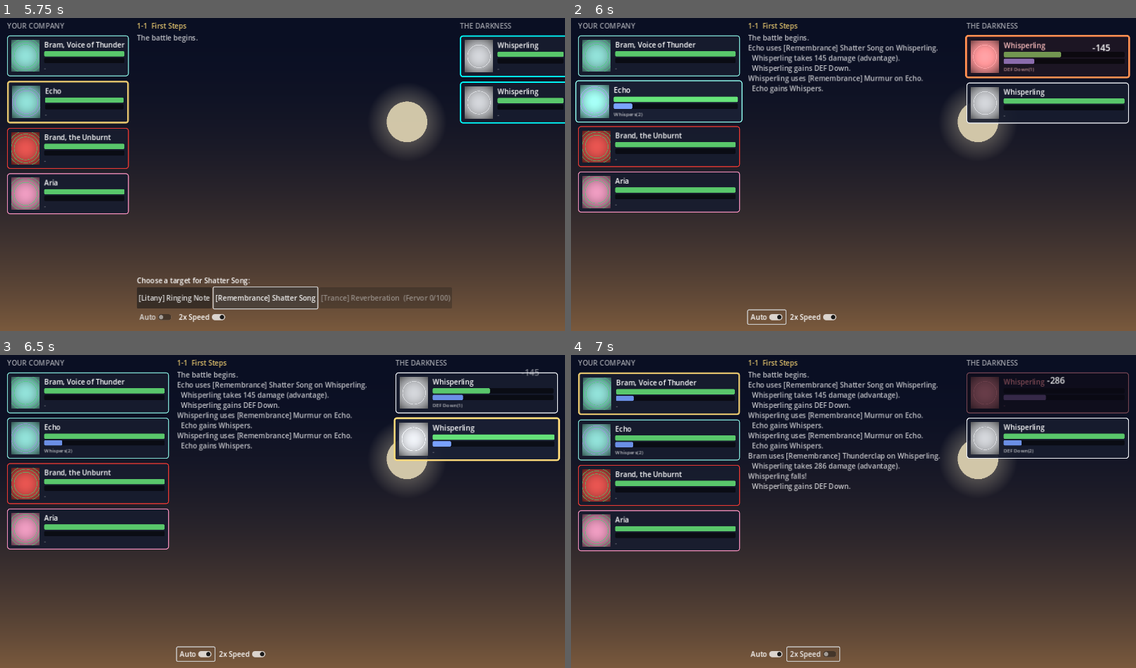
Above: before the commit, frames 1-4 (two rows, left to right).
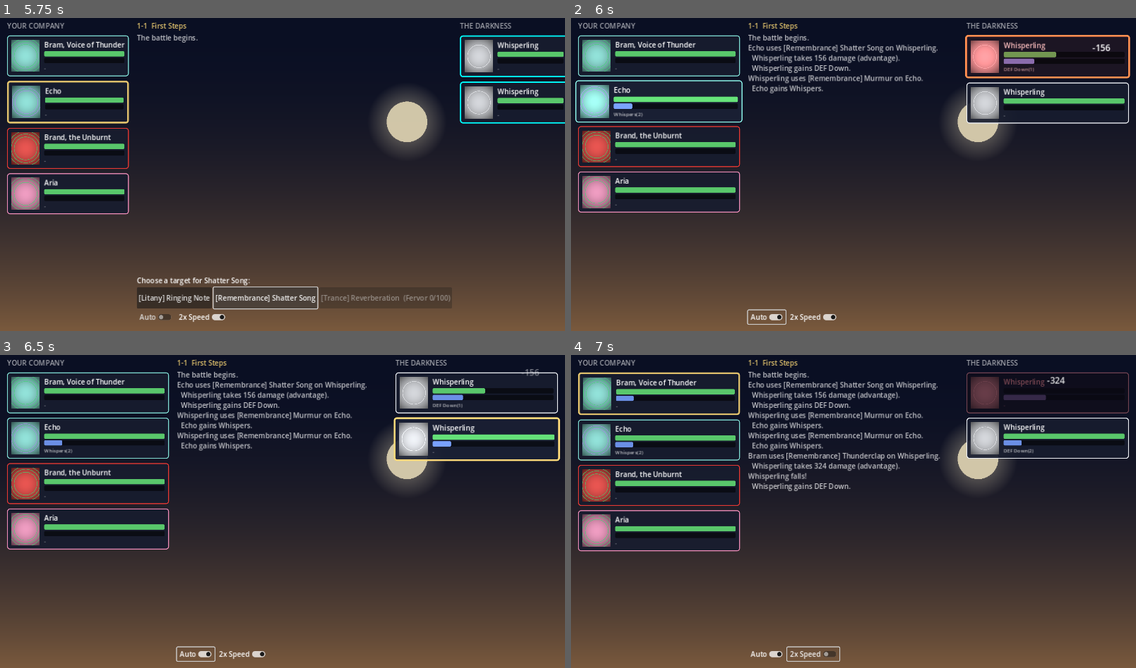
Above: after the commit, the same moments.

Repository: Muhammadan92/SufiGacha
Game: Godot game, scene res://scenes/main.tscn
Two runs of this game, one before a commit and one after it. Both use one fixed random seed, a clock stepped at 60 frames per second and the inputs below.
Inputs:
- Up to frame 1 (5.75 s): click "Journey" at 0.5 s; click "Edit Company" at 1.25 s; click "Confirm Company" at 2 s; click "1-1 First Steps (2 foes, Brea…" at 2.75 s; click "Auto" at 3.5 s; click "[Litany] Ringing Note" at 4.25 s; click "[Remembrance] Shatter Song" at 5 s
- Up to frame 2 (6 s): click "Auto" at 5.75 s
- Up to frame 3 (6.5 s): no input
- Up to frame 4 (7 s): click "2x Speed" at 6.5 s

Frame 1 is identical in both runs. In frame 2, less than 0.1% of the frame differs, in the area x 43-96%, y 8-14%; in frame 3, less than 0.1%; in frame 4, less than 0.1%, in the area x 43-88%, y 6-37%.

Commit message:
Deterministic combat: full randomness audit, zero dice in outcomes
Extends the gambling-free ruling into gameplay (new GDD 4.4 determinism
principle: strategy over hope; quiet the heart-pull of random outcomes).
All conversions preserve expected value:
- Crit rolls -> flat Precision multiplier (1 + rate x (dmg-1)); Sol's
  30%/1.7x becomes a permanent +21%
- +-5% damage variance removed — exact, plannable numbers
- Debuff chance rolls -> ALWAYS land, scaled by potency (skill potency x
  attacker Potency - defender Ward) and stack via stack_cap: both requested
  systems (smaller guaranteed debuff AND stacking to full strength)
- Evasion -> Veil: flat damage reduction of the same magnitude
- Whispers 30% turn-steal -> deterministic Fervor drain per turn
- Stats renamed player-facing: Precision / Potency / Ward (GDD 3.2)
- Remaining randomness is cosmetic only (VFX jitter, placeholder gen)

Deterministic rebalance:
- New metric: win pattern by level (tests/min_clear_levels.gd) — outcomes
  are NOT monotonic in level; breakpoint cliffs found and documented
- Kibr stage retuned via scale sweep (tests/boss_scale_sweep.gd) to 1.30:
  contiguous auto-wins from L9, blocks at arrival L8 -> grind one level or
  outplay on manual (the intended puzzle identity)
- Sims updated for determinism (single exact runs); progression revalidated:
  hardcore day 7 / casual day 17, F2P income unchanged

Co-Authored-By: Claude Fable 5 <noreply@anthropic.com>

Diff:
--- a/data/stages/v1_s12.tres
+++ b/data/stages/v1_s12.tres
@@ -10,7 +10,7 @@
 index = 12
 breath_cost = 10
 enemy_ids = ["whisperling", "kibr", "whisperling"]
-enemy_scale = 1.28
+enemy_scale = 1.3
 xp_reward = 100
 marks_reward = 50
 first_clear_seals = 3
--- a/data/units/whisperling.tres
+++ b/data/units/whisperling.tres
@@ -15,6 +15,7 @@
 status_id = 12
 chance = 0.6
 duration = 2
+amount = 25.0
 
 [sub_resource type="Resource" id="skill_lit"]
 script = ExtResource("2")
--- a/scripts/core/battle_manager.gd
+++ b/scripts/core/battle_manager.gd
@@ -66,10 +66,6 @@
 	if not actor.is_alive():  # burn can kill at turn start
 		state_refreshed.emit()
 		return
-	if actor.has_status(Enums.StatusId.WHISPERS) and randf() < StatusEffect.WHISPERS_SKIP_CHANCE:
-		log_message.emit("%s is lost in the Whispers and loses their turn!" % actor.data.display_name)
-		state_refreshed.emit()
-		return
 	if actor.is_player_side and not auto_mode:
 		awaiting_player = true
 		awaiting_input.emit(actor)
@@ -135,6 +131,10 @@
 			actor.hp = mini(actor.max_hp, actor.hp + heal)
 			log_message.emit("%s regenerates %d HP." % [actor.data.display_name, heal])
 			unit_healed.emit(actor, heal)
+		elif s.id == Enums.StatusId.WHISPERS and s.magnitude > 0.0:
+			# Deterministic: doubt gnaws at resolve — flat Fervor drain per turn.
+			actor.gain_fervor(-s.magnitude)
+			log_message.emit("%s loses %d Fervor to the Whispers." % [actor.data.display_name, int(s.magnitude)])
 	# Durations tick down once per own turn, in one place only. A 2-turn
 	# status therefore lives through two of this unit's turn starts.
 	actor.expire_statuses()
@@ -253,18 +253,23 @@
 			log_message.emit("  %s recovers %d HP." % [target.data.display_name, amount])
 			unit_healed.emit(target, amount)
 		Enums.EffectKind.APPLY_STATUS:
+			# DETERMINISTIC (GDD §4.4): statuses always land, scaled by potency.
+			# `chance` is now a potency multiplier; Effectiveness strengthens
+			# debuffs you inflict, Resilience shrinks debuffs you receive.
+			# Reapplication stacks (EffectBlock.stack_cap), so a scaled-down
+			# debuff reaches full strength through repeated, planned use.
 			var is_debuff := eff.status_id not in Enums.BUFF_IDS
-			var land_chance := eff.chance
+			var potency := eff.chance
 			if is_debuff:
-				land_chance *= 1.0 + actor.data.effectiveness - target.data.resilience
-			if randf() < land_chance:
-				# Barrier magnitude is an absorb pool scaled off the caster's ATK.
-				var magnitude := eff.amount * actor.atk() if eff.status_id == Enums.StatusId.BARRIER else eff.amount
-				target.add_status(eff.status_id, eff.duration, magnitude, eff.stack_cap)
-				log_message.emit("  %s gains %s." % [target.data.display_name, Enums.STATUS_NAMES[eff.status_id]])
-				status_applied.emit(target, eff.status_id)
-			elif is_debuff:
-				log_message.emit("  %s resists %s." % [target.data.display_name, Enums.STATUS_NAMES[eff.status_id]])
+				potency *= 1.0 + actor.data.effectiveness - target.data.resilience
+			potency = clampf(potency, 0.0, 2.0)
+			if potency <= 0.0:
+				log_message.emit("  %s wards off %s." % [target.data.display_name, Enums.STATUS_NAMES[eff.status_id]])
+				return
+			var magnitude := eff.amount * actor.atk() if eff.status_id == Enums.StatusId.BARRIER else eff.amount * potency
+			target.add_status(eff.status_id, eff.duration, magnitude, eff.stack_cap)
+			log_message.emit("  %s gains %s." % [target.data.display_name, Enums.STATUS_NAMES[eff.status_id]])
+			status_applied.emit(target, eff.status_id)
 		Enums.EffectKind.CLEANSE:
 			var removed := target.remove_debuffs()
 			if removed > 0:
@@ -287,16 +292,15 @@
 		log_message.emit("  %s is immune!" % target.data.display_name)
 		unit_evaded.emit(target, "IMMUNE")
 		return
-	if target.has_status(Enums.StatusId.EVASION) and randf() < target.status_magnitude(Enums.StatusId.EVASION):
-		log_message.emit("  %s evades!" % target.data.display_name)
-		unit_evaded.emit(target, "EVADE")
-		return
+	# DETERMINISTIC combat math (GDD §4.4) — no rolls, no variance:
+	# crit chance is folded into a flat Precision multiplier (same expected
+	# value), and Evasion is a Veil that reduces damage by its magnitude.
 	var mult := Affinity.damage_multiplier(actor.data.affinity, target.data.affinity)
 	var base := actor.atk() * power * mult
 	var mitigation := 300.0 / (300.0 + target.def())
-	var crit := randf() < actor.data.crit_rate
-	var crit_mult := actor.data.crit_damage if crit else 1.0
-	var raw := maxi(1, int(base * mitigation * crit_mult * randf_range(0.95, 1.05)))
+	var precision := 1.0 + actor.data.crit_rate * (actor.data.crit_damage - 1.0)
+	var veil := 1.0 - clampf(target.status_magnitude(Enums.StatusId.EVASION), 0.0, 0.9)
+	var raw := maxi(1, int(base * mitigation * precision * veil))
 	var dmg := int(target.absorb_with_barrier(raw))
 	if dmg < raw:
 		log_message.emit("  %s's barrier absorbs %d." % [target.data.display_name, raw - dmg])
@@ -305,10 +309,10 @@
 			return
 	target.hp = maxi(0, target.hp - dmg)
 	target.gain_fervor(BattleUnit.FERVOR_ON_HIT)
-	damage_dealt.emit(target, dmg, crit)
+	damage_dealt.emit(target, dmg, false)
 	var notes: Array = []
-	if crit:
-		notes.append("CRIT")
+	if veil < 1.0:
+		notes.append("veiled")
 	if mult > 1.0:
 		notes.append("advantage")
 	elif mult < 1.0:
--- a/scripts/core/enums.gd
+++ b/scripts/core/enums.gd
@@ -53,7 +53,7 @@
 	StatusId.SPD_UP: "SPD Up", StatusId.SPD_DOWN: "SPD Down",
 	StatusId.BURN: "Burn", StatusId.REGEN: "Regen",
 	StatusId.BARRIER: "Barrier", StatusId.IMMUNITY: "Immunity",
-	StatusId.EVASION: "Evasion", StatusId.SILENCE: "Silence",
+	StatusId.EVASION: "Veil", StatusId.SILENCE: "Silence",
 	StatusId.WHISPERS: "Whispers", StatusId.TAUNT: "Taunt",
 }
 
--- a/scripts/core/status_effect.gd
+++ b/scripts/core/status_effect.gd
@@ -7,9 +7,6 @@
 var id: int
 var turns_left: int
 var magnitude: float
-
-## Chance for WHISPERS to steal the afflicted unit's turn (GDD §4.2).
-const WHISPERS_SKIP_CHANCE := 0.3
 
 
 func _init(p_id: int, p_turns: int, p_magnitude: float = 0.0) -> void:
--- a/scripts/screens/roster_screen.gd
+++ b/scripts/screens/roster_screen.gd
@@ -65,8 +65,10 @@
 	lines.append("")
 	lines.append("HP %d   ATK %d   DEF %d   SPD %d" % [
 		int(u.max_hp * mult), int(u.atk * mult), int(u.def * mult), u.spd])
-	lines.append("Crit %d%% (x%.1f)   Eff %d%%   Res %d%%" % [
-		int(u.crit_rate * 100), u.crit_damage,
+	# Deterministic stats (GDD §4.4): Precision is a flat damage bonus;
+	# Potency strengthens debuffs inflicted, Ward shrinks debuffs received.
+	lines.append("Precision +%d%% dmg   Potency +%d%%   Ward -%d%%" % [
+		int(u.crit_rate * (u.crit_damage - 1.0) * 100),
 		int(u.effectiveness * 100), int(u.resilience * 100)])
 	lines.append("")
 	for skill: SkillData in u.skills:
--- /dev/null
+++ b/tests/boss_scale_sweep.gd
@@ -0,0 +1,35 @@
+extends SceneTree
+## Temporary tuning aid: boss stage win pattern (levels 1..14) across scales.
+
+const TEAM := ["bram", "echo", "brand", "aria"]
+const SCALES := [1.26, 1.28, 1.30, 1.31, 1.32, 1.33]
+
+
+func _initialize() -> void:
+	var db: Node = root.get_node_or_null("Db")
+	if db == null:
+		db = preload("res://scripts/systems/database.gd").new()
+		db.name = "Db"
+		root.add_child(db)
+	db.reload()
+	var team_data: Array = []
+	for id in TEAM:
+		team_data.append(db.units[id])
+	var enemy_data: Array = [db.units["whisperling"], db.units["kibr"], db.units["whisperling"]]
+	for scale in SCALES:
+		var pattern := ""
+		for level in range(1, 15):
+			var mult := 1.0 + 0.04 * (level - 1)
+			var mgr := BattleManager.new()
+			mgr.auto_mode = true
+			var out := {}
+			mgr.battle_ended.connect(func(v: bool) -> void: out["v"] = v)
+			mgr.setup(team_data, enemy_data, [mult, mult, mult, mult], scale)
+			var steps := 0
+			while not mgr.ended and steps < 1200:
+				mgr.step()
+				steps += 1
+			mgr.free()
+			pattern += "W" if out.get("v", false) else "."
+		print("scale %.2f   %s" % [scale, pattern])
+	quit(0)
--- /dev/null
+++ b/tests/min_clear_levels.gd
@@ -0,0 +1,44 @@
+extends SceneTree
+## Deterministic-combat balance metric (GDD §4.4): the minimum starter-team
+## level at which auto-battle clears each stage. The "wall" is the gap
+## between a stage's min-clear level and the level a player naturally has.
+## Run:  godot --headless --path . -s res://tests/min_clear_levels.gd
+
+const TEAM := ["bram", "echo", "brand", "aria"]
+
+
+func _initialize() -> void:
+	var db: Node = root.get_node_or_null("Db")
+	if db == null:
+		db = preload("res://scripts/systems/database.gd").new()
+		db.name = "Db"
+		root.add_child(db)
+	db.reload()
+
+	var team_data: Array = []
+	for id in TEAM:
+		team_data.append(db.units[id])
+
+	print("stage                          win pattern by level 1..14 (W/l, auto, starters)")
+	print("NOTE: deterministic combat is NOT monotonic in level — turn-sequence")
+	print("breakpoints can flip. Balance target: contiguous W from the expected level up.")
+	for stage: StageData in db.stage_order:
+		var enemy_data: Array = []
+		for eid in stage.enemy_ids:
+			enemy_data.append(db.units[eid])
+		var pattern := ""
+		for level in range(1, 15):
+			var mult := 1.0 + 0.04 * (level - 1)
+			var mgr := BattleManager.new()
+			mgr.auto_mode = true
+			var out := {}
+			mgr.battle_ended.connect(func(v: bool) -> void: out["v"] = v)
+			mgr.setup(team_data, enemy_data, [mult, mult, mult, mult], stage.enemy_scale)
+			var steps := 0
+			while not mgr.ended and steps < 1200:
+				mgr.step()
+				steps += 1
+			mgr.free()
+			pattern += "W" if out.get("v", false) else "."
+		print("  %d-%02d %-24s %s" % [stage.valley, stage.index, stage.display_name, pattern])
+	quit(0)
--- a/tests/simulate.gd
+++ b/tests/simulate.gd
@@ -3,7 +3,9 @@
 ## should win the boss fight, bad comps should mostly lose).
 ## Run:  godot --headless --path . -s res://tests/simulate.gd
 
-const RUNS := 300
+# Combat is fully deterministic (GDD §4.4): identical inputs -> identical
+# battles, so one run per cell is exact. Win% cells are now 0/100 thresholds.
+const RUNS := 1
 const STEP_CAP := 2000  # unit-turns before a battle counts as a stalemate loss
 
 const UNIT_IDS := ["bram", "echo", "brand", "aria", "whisperling", "shadow_vermin", "ash_ghoul", "kibr"]
--- a/tests/simulate_stages.gd
+++ b/tests/simulate_stages.gd
@@ -4,7 +4,8 @@
 ## Targets: early stages ~100%, ramping tension, boss stage ~60-70% (auto).
 ## Run:  godot --headless --path . -s res://tests/simulate_stages.gd
 
-const RUNS := 150
+# Deterministic combat (GDD §4.4): one run per stage is exact.
+const RUNS := 1
 const TEAM := ["bram", "echo", "brand", "aria"]
 ## Expected character level when first attempting stage 1..12 (one pass
 ## through the valley, no grinding).
Not shown, changed: GDD.md
Not shown, changed: PROGRESS.md
